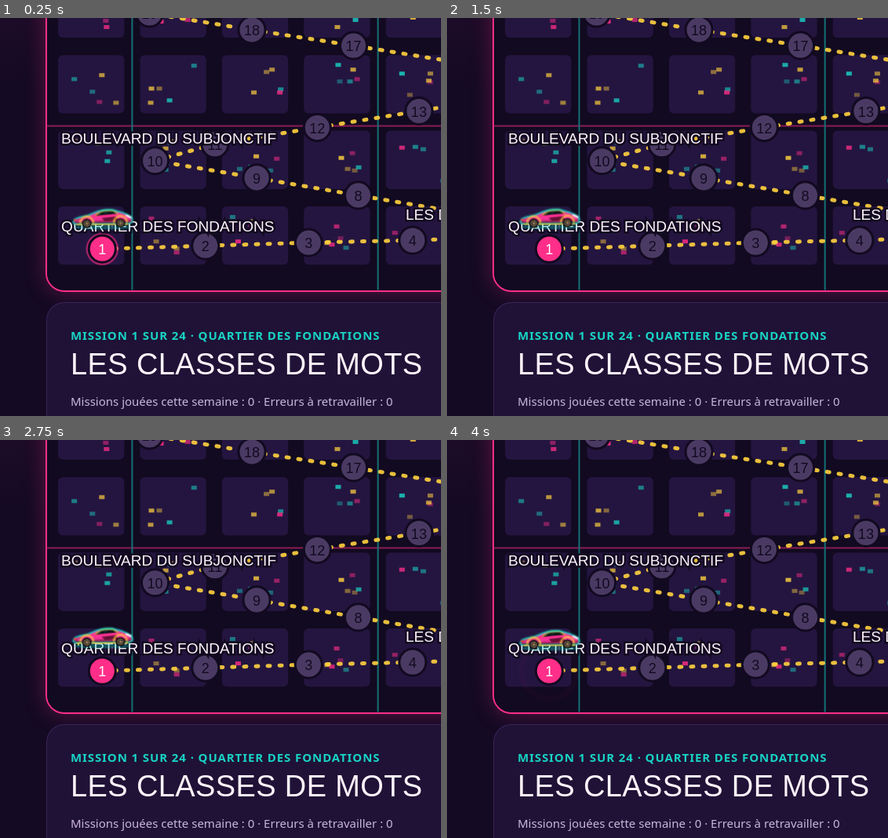
Above: before the commit, frames 1-4 (two rows, left to right).
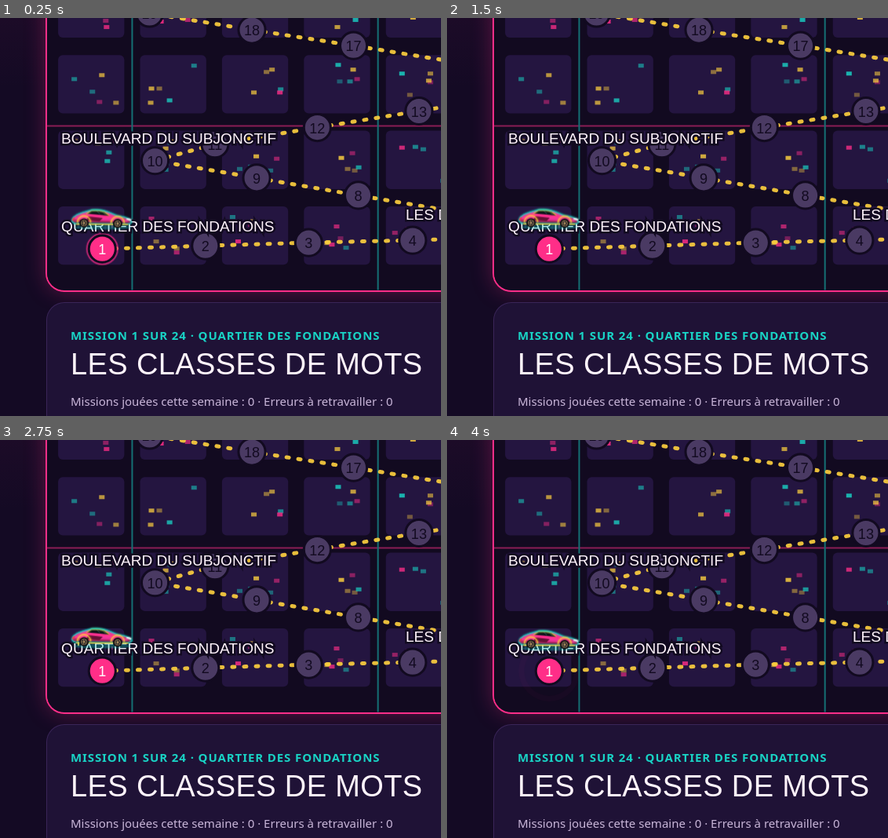
Above: after the commit, the same moments.

Repository: Tiris31/jeux-de-francais
Game: browser game, page brevet-city.html
Same seed, same stepped clock (60 frames per second), same inputs: the game is played once before the commit and once after it.
Inputs (mouse positions are % of the whole screen's width and height, from its top left):
- Up to frame 1 (0.25 s): no input
- Up to frame 2 (1.5 s): click (50, 36) at 0.27 s; click (50, 42) at 1.07 s; tap C at 1.17 s; tap R at 1.37 s
- Up to frame 3 (2.75 s): tap one key every 0.2 s from 1.57 s: A N E Enter M O; click (32, 30) at 1.67 s; click (68, 27) at 2.27 s
- Up to frame 4 (4 s): tap one key every 0.2 s from 2.77 s: I S T Enter B U I; click (63, 48) at 2.87 s; click (28, 51) at 3.47 s
The pictures show only the part of the screen within x 0-50%, y 32-82%; the shares and areas given below are measured in that part.

The runs differ from the first frame. In frame 1, 0.5% of the frame differs, in the area x 16-31%, y 47-53%; in frame 2, 0.5%; in frame 3, 0.5%; in frame 4, 0.5%.

Commit message:
Voitures dans le bon sens

Diff:
--- a/brevet-city.html
+++ b/brevet-city.html
@@ -418,9 +418,9 @@
  const glass=open?`<path d="M100 44 L112 34" stroke="${c2}" stroke-width="2.5" filter="url(#${f})"/><path d="M120 44 Q1 …(479 unchanged characters)…
  return `<svg viewBox="0 0 240 100" ${w?`width="${w}" height="${h}"`:""} aria-hidden="true"><defs><filter id="${f}" x=" …(404 unchanged characters)…
  <ellipse cx="122" cy="90" rx="104" ry="6" fill="${c2}" opacity=".35" filter="url(#${f})"/>
- <path d="${body}" fill="url(#${f}b)"/><pa …(236 unchanged characters)…
- <path d="${body}" fill="none" stroke="${c2}" stroke-width=" …(100 unchanged characters)… th="2.6" filter="url(#${f})"/><path d="M206 46 L224 54" stroke="#fff" stroke-width="3" stroke-linecap="round" filter="url(#${f})"/><path d="M18 64 L26 62" stroke="#ff3b3b" stroke-width="3" stroke-linecap="round" filter="url(#${f})"/>
- ${wheel(64,76)}${wheel(186,74)}</svg>`}
+ <g transform="translate(240 0) scale(-1 1)"><path d="${body}" fill="url(#${f}b)"/><pa …(236 unchanged characters)…
+ <path d="${body}" fill="none" stroke="${c2}" stroke-width=" …(100 unchanged characters)… th="2.6" filter="url(#${f})"/><path d="M16 63 L30 59" stroke="#fff" stroke-width="3.2" stroke-linecap="round" filter="url(#${f})"/><path d="M222 56 L228 63" stroke="#ff3b3b" stroke-width="3" stroke-linecap="round" filter="url(#${f})"/>
+ ${wheel(64,76)}${wheel(186,74)}</g></svg>`}
 const FAUTE=`<svg viewBox="0 0 100 100"><path d="M18 82 Q8 40 50 14 Q92 40 82 82 Q72 72 64 84 Q56 72 50 84 Q44 72 36 84 …(407 unchanged characters)…
 const curCar=()=>{const ok=CARS.filter(c=>c.xp<=xp());return ok.find(c=>c.id===S.car)||ok[ok.length-1]};
 const curGun=()=>{const ok=GUNS.filter(g=>g.xp<=xp());return ok[ok.length-1]};
